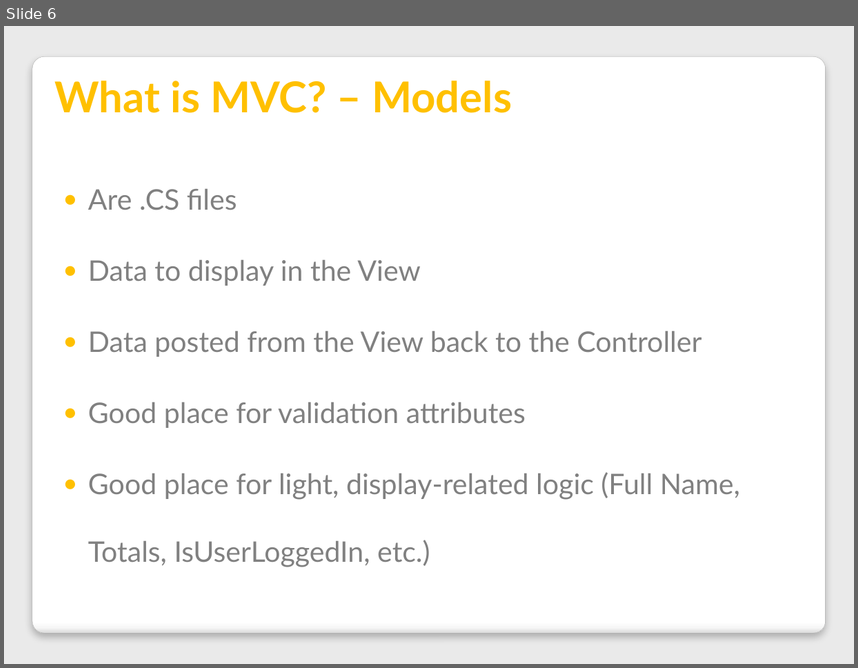
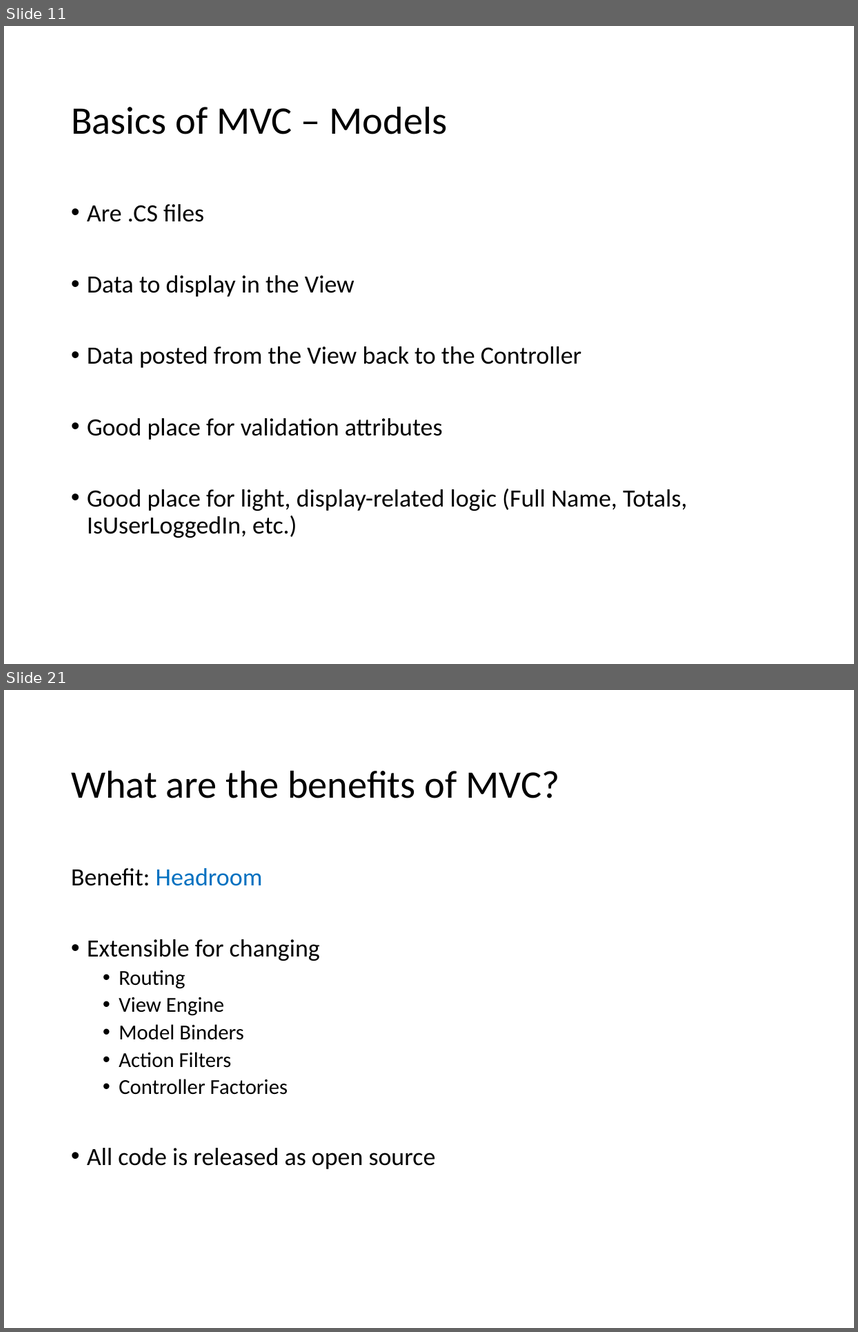
Before and after one commit to VolareSoftware/Presentations, a slide deck: Intro to MVC and Web API - Denver Dev Days/Introduction to MVC and Web API.pptx. Shown one above the other, each under a label of ours: slide 6 before the commit, slides 11 and 21 after it; the slides between them are not shown. The pictures are 858x668 and 858x1332 pixels, drawn with LibreOffice and Linux fonts; fonts in the diff are those of the drawing. Boxes give left, top, right and bottom in pixels: in the first picture for what was removed or moved away, otherwise in the second. Text is boxed around its words. In the diff, an @@ line names an element or a change of style, - is before the commit and + after.

Commit message:
updaate styles and grab old content, still need to update and add new stuff

```diff
--- a/Intro to MVC and Web API - Denver Dev Days/Introduction to MVC and Web API.pptx
+++ b/Intro to MVC and Web API - Denver Dev Days/Introduction to MVC and Web API.pptx
@@ slide 21 added at [4, 690, 854, 1328], background #FFFFFF @@
@@ title added at [71, 770, 559, 798], 33 pt, text #000000 @@
+What are the benefits of MVC?
@@ text added at [71, 868, 436, 1169], 21 pt, text #000000 @@
+Benefit: Headroom
+• Extensible for changing
+  • Routing
+  • View Engine
+  • Model Binders
+  • Action Filters
+  • Controller Factories
+• All code is released as open source
@@ what was slide 6 is now slide 11 @@
@@ slide 11 changed as well @@
@@ background #EAEAEA to #FFFFFF @@
@@ rounded rectangle removed at [32, 56, 825, 633] @@
@@ title "Basics of MVC – Models" at [71, 106, 447, 134]: vertical alignment bottom to middle @@
@@ title at [71, 106, 447, 134]: text changed; size 36 to 33 pt; font Lato to Calibri; text colour #FFC000 to #000000; bold off @@
-What is MVC? – Models
+Basics of MVC – Models
@@ text "Are .CS files": place and size @@
-text "Are .CS files" at [88, 189, 740, 567]
+text "Are .CS files" at [87, 204, 687, 537]
@@ text "Are .CS files" at [87, 204, 687, 537]: size 24 to 21 pt, font Lato to Calibri, text colour #808080 to #000000; bullet ● to •; line spacing 2 to 0.9; more space between paragraphs @@
```
Also in this commit, not shown: 14 other slides changed, 9 other slides added, 8 slides removed.
